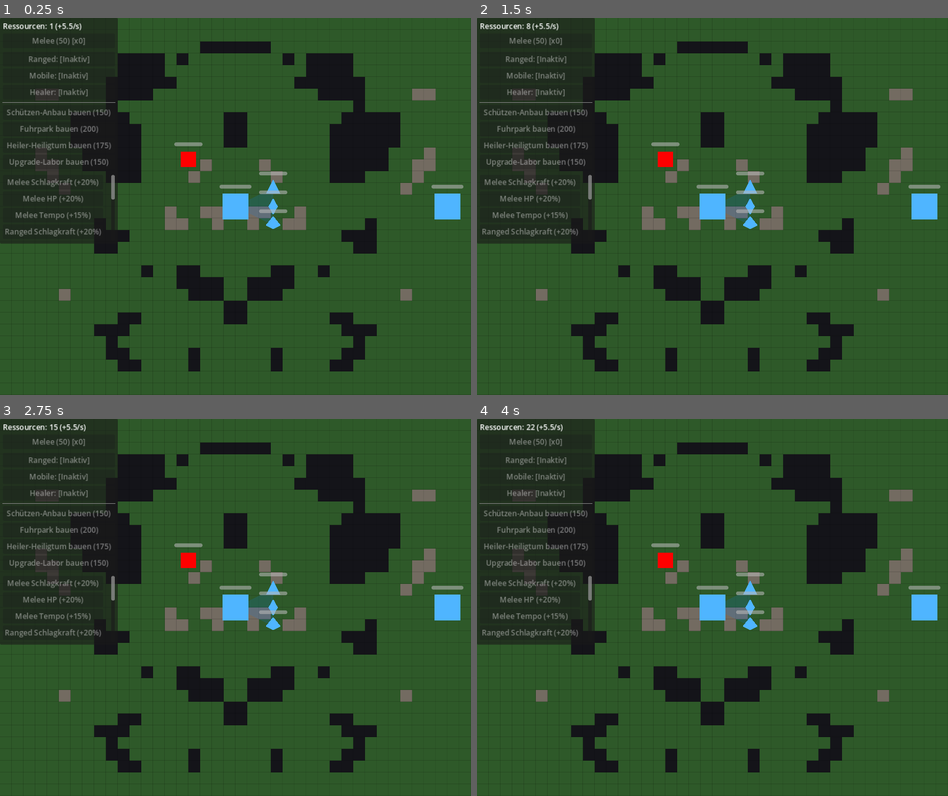
Above: before the commit, frames 1-4 (two rows, left to right).
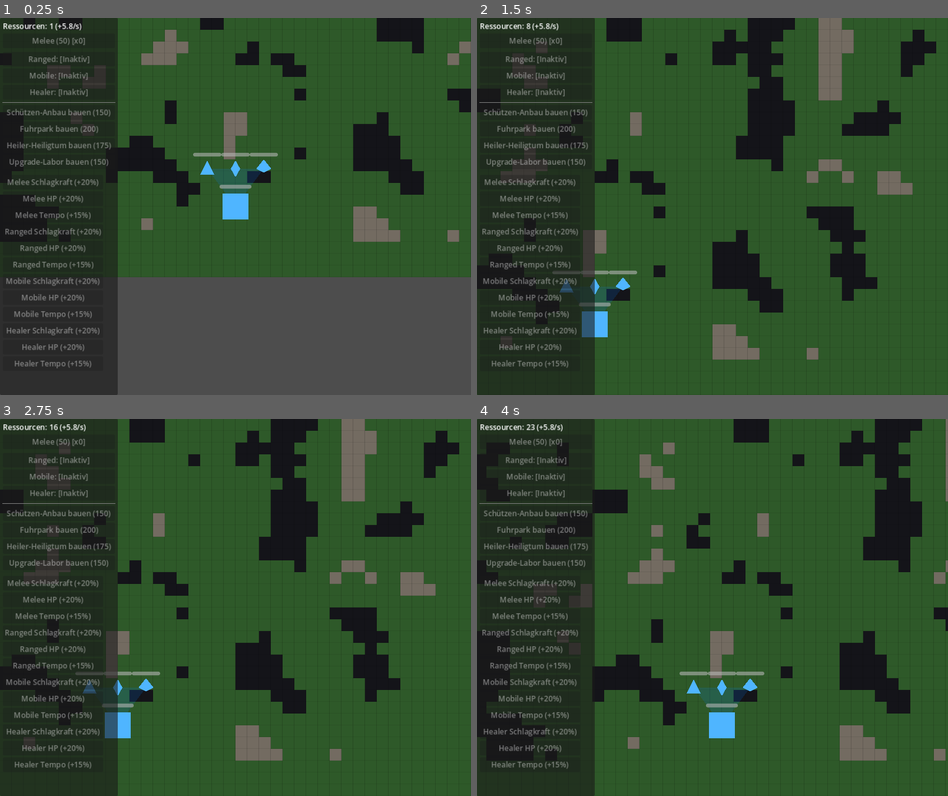
Above: after the commit, the same moments.

Repository: neuhier/airts
Game: Godot game, scene res://scenes/main/main.tscn
Two runs of this game, one before a commit and one after it. Both use one fixed random seed, a clock stepped at 60 frames per second and the inputs below.
Inputs (mouse positions are in pixels of both pictures, inside the frame that each line leads up to):
- Up to frame 1 (0.25 s): no input
- Up to frame 2 (1.5 s): tap Enter at 0.5 s; move the mouse to (816, 187) at 0.52 s; hold Right (ui_right) 0.53-1.25 s; click (816, 187) at 0.67 s; tap Space at 1.25 s; drag from (618, 225) to (688, 281) at 1.27 s
- Up to frame 3 (2.75 s): move the mouse to (282, 524) at 2.02 s; hold Right (ui_right) from 2.03 s (still down); click (282, 524) at 2.17 s
- Up to frame 4 (4 s): release Right (ui_right) at 2.75 s; drag from (688, 682) to (571, 550) at 2.77 s; move the mouse to (853, 664) at 3.52 s; hold Left (ui_left) from 3.53 s (still down); click (853, 664) at 3.67 s

The runs differ from the first frame. In frame 1, 49% of the frame differs, in the area x 0-100%, y 0-100%; in frame 2, 33%; in frame 3, 33%; in frame 4, 35%.

Commit message:
Scrolling and better maps
Co-authored-by: Ona <no-reply@ona.com>

Diff:
--- a/scenes/main/main.tscn
+++ b/scenes/main/main.tscn
@@ -9,6 +9,7 @@
 [ext_resource type="PackedScene" uid="uid://cl4xcc8qgh537" path="res://scenes/main/gui.tscn" id="7"]
 [ext_resource type="Script" path="res://scripts/main/territory_visualizer.gd" id="8"]
 [ext_resource type="Script" path="res://scripts/main/map_visualizer.gd" id="9"]
+[ext_resource type="Script" path="res://scripts/main/camera_controller.gd" id="10"]
 
 [node name="Main" type="Node2D"]
 script = ExtResource("1")
@@ -18,7 +19,8 @@
 script = ExtResource("9")
 
 [node name="Camera2D" type="Camera2D" parent="."]
-position = Vector2(500, 400)
+position = Vector2(750, 2100)
+script = ExtResource("10")
 
 [node name="TouchInputController" type="Node2D" parent="."]
 script = ExtResource("2")
@@ -27,20 +29,22 @@
 script = ExtResource("8")
 
 [node name="PlayerHQ" parent="." instance=ExtResource("6")]
-position = Vector2(500, 400)
+position = Vector2(750, 2100)
 
 [node name="EnemyHQ" parent="." instance=ExtResource("6")]
-position = Vector2(950, 400)
+position = Vector2(750, 150)
 team = 1
 
 [node name="MeleeUnit" parent="." instance=ExtResource("3")]
-position = Vector2(580, 360)
+position = Vector2(690, 2020)
 
 [node name="RangedUnit" parent="." instance=ExtResource("4")]
-position = Vector2(580, 400)
+position = Vector2(750, 2020)
 
 [node name="MobileUnit" parent="." instance=ExtResource("5")]
-position = Vector2(580, 440)
+position = Vector2(810, 2020)
 
-[node name="GUI" parent="." instance=ExtResource("7")]
+[node name="GUILayer" type="CanvasLayer" parent="."]
+
+[node name="GUI" parent="GUILayer" instance=ExtResource("7")]
 layout_mode = 3
--- a/scripts/core/map_manager.gd
+++ b/scripts/core/map_manager.gd
@@ -10,17 +10,19 @@
 
 enum TerrainType { GROUND, MOUNTAIN, OBSTACLE }
 
-const MAP_WIDTH := 40
-const MAP_HEIGHT := 40
+## 3:2 vertical aspect ratio (taller than wide) — Player spawns at the
+## bottom, Enemy at the top, mirrored across the horizontal midline.
+const MAP_WIDTH := 60
+const MAP_HEIGHT := 90
 ## World-space size of one grid cell — must match the scale units actually
 ## move at (see `main.tscn`'s 1000x800 play area) for grid lookups from
 ## `global_position` to line up with the generated terrain.
 const TILE_SIZE := 25.0
 
-## HQ spawn columns (extreme left / mirrored extreme right) forced to
-## GROUND regardless of noise, so a base never generates inside an
-## impassable obstacle or a slowing mountain.
-const _BASE_CLEAR_COLUMNS := 3
+## HQ spawn rows (extreme top / mirrored extreme bottom) forced to GROUND
+## regardless of noise, so a base never generates inside an impassable
+## obstacle or a slowing mountain.
+const _BASE_CLEAR_ROWS := 3
 
 static var map_grid: Dictionary = {}  # Vector2i -> TerrainType
 static var _generated: bool = false
@@ -44,11 +46,11 @@
 	# appear.
 	noise.frequency = 0.15
 
-	for x in range(MAP_WIDTH / 2):
-		for y in range(MAP_HEIGHT):
+	for y in range(MAP_HEIGHT / 2):
+		for x in range(MAP_WIDTH):
 			var sampled := _sample_terrain(noise, x, y)
 			var pos := Vector2i(x, y)
-			var mirrored_pos := Vector2i(MAP_WIDTH - 1 - x, y)
+			var mirrored_pos := Vector2i(x, MAP_HEIGHT - 1 - y)
 			map_grid[pos] = sampled
 			map_grid[mirrored_pos] = sampled
 
@@ -66,10 +68,10 @@
 
 
 static func _force_clear_base_columns() -> void:
-	for x in range(_BASE_CLEAR_COLUMNS):
-		for y in range(MAP_HEIGHT):
+	for y in range(_BASE_CLEAR_ROWS):
+		for x in range(MAP_WIDTH):
 			map_grid[Vector2i(x, y)] = TerrainType.GROUND
-			map_grid[Vector2i(MAP_WIDTH - 1 - x, y)] = TerrainType.GROUND
+			map_grid[Vector2i(x, MAP_HEIGHT - 1 - y)] = TerrainType.GROUND
 
 
 ## Converts a world-space position (e.g. `unit.global_position`) to the
--- /dev/null
+++ b/scripts/main/camera_controller.gd
@@ -0,0 +1,55 @@
+extends Camera2D
+class_name CameraController
+## Pans the gameplay camera via WASD/arrow keys and click-and-drag /
+## touchscreen dragging simultaneously, clamped so the viewport never shows
+## past the map grid's pixel bounds (see `MapManager`).
+##
+## Zoom is expected to start at `Vector2(1.0, 1.0)` (set on the node in the
+## editor / scene file) — this script only pans, it never changes zoom.
+
+@export var pan_speed: float = 600.0
+
+var _dragging: bool = false
+var _drag_button: int = MOUSE_BUTTON_RIGHT
+
+
+func _unhandled_input(event: InputEvent) -> void:
+	if event is InputEventMouseButton and event.button_index == _drag_button:
+		_dragging = event.pressed
+	elif event is InputEventScreenTouch:
+		_dragging = event.pressed
+	elif event is InputEventMouseMotion and _dragging:
+		position -= event.relative / zoom
+		_clamp_to_map_bounds()
+	elif event is InputEventScreenDrag:
+		position -= event.relative / zoom
+		_clamp_to_map_bounds()
+
+
+func _process(delta: float) -> void:
+	var input_dir := Vector2(
+		Input.get_action_strength("ui_right") - Input.get_action_strength("ui_left"),
+		Input.get_action_strength("ui_down") - Input.get_action_strength("ui_up")
+	)
+	if input_dir != Vector2.ZERO:
+		position += input_dir.normalized() * pan_speed * delta / zoom
+		_clamp_to_map_bounds()
+
+
+## Keeps the camera's center within the map's pixel rectangle, accounting
+## for the current viewport size and zoom so the visible area never shows
+## territory outside the generated grid.
+func _clamp_to_map_bounds() -> void:
+	var map_size := Vector2(MapManager.MAP_WIDTH, MapManager.MAP_HEIGHT) * MapManager.TILE_SIZE
+	var viewport_size := get_viewport_rect().size / zoom
+	var half_viewport := viewport_size / 2.0
+
+	# If the map is smaller than the viewport on an axis, lock the camera
+	# to that axis' center instead of producing an inverted clamp range.
+	var min_x := half_viewport.x
+	var max_x := map_size.x - half_viewport.x
+	var min_y := half_viewport.y
+	var max_y := map_size.y - half_viewport.y
+
+	position.x = clampf(position.x, min_x, max_x) if max_x >= min_x else map_size.x / 2.0
+	position.y = clampf(position.y, min_y, max_y) if max_y >= min_y else map_size.y / 2.0
--- a/scripts/main/economy_controller.gd
+++ b/scripts/main/economy_controller.gd
@@ -177,8 +177,11 @@
 func _spawn_position() -> Vector2:
 	if hq == null:
 		return Vector2.ZERO
-	var direction := Vector2(1, 0) if team == Unit.Team.PLAYER else Vector2(-1, 0)
-	var base_offset := direction * _MIN_SPAWN_DISTANCE_FROM_HQ + Vector2(0, 30)
+	# Player HQ sits at the bottom, Enemy HQ at the top (see main.tscn) —
+	# spawn units toward the map's center (up from Player HQ, down from
+	# Enemy HQ) so they walk onto the battlefield instead of off the edge.
+	var direction := Vector2(0, -1) if team == Unit.Team.PLAYER else Vector2(0, 1)
+	var base_offset := direction * _MIN_SPAWN_DISTANCE_FROM_HQ + Vector2(30, 0)
 	# Random jitter so simultaneously-spawned units don't overlap exactly
 	# (which would fling them apart), without ever landing back inside the
 	# HQ's own collision shape.
--- a/scripts/main/main.gd
+++ b/scripts/main/main.gd
@@ -13,7 +13,7 @@
 
 @onready var _player_hq: Headquarters = get_node_or_null("PlayerHQ")
 @onready var _enemy_hq: Headquarters = get_node_or_null("EnemyHQ")
-@onready var _gui: GameGUI = get_node_or_null("GUI")
+@onready var _gui: GameGUI = get_node_or_null("GUILayer/GUI")
 
 var _dummy: Unit = null
 var _match_over: bool = false
Not shown: 1 places in scenes/main/main.tscn that only renumber resources
